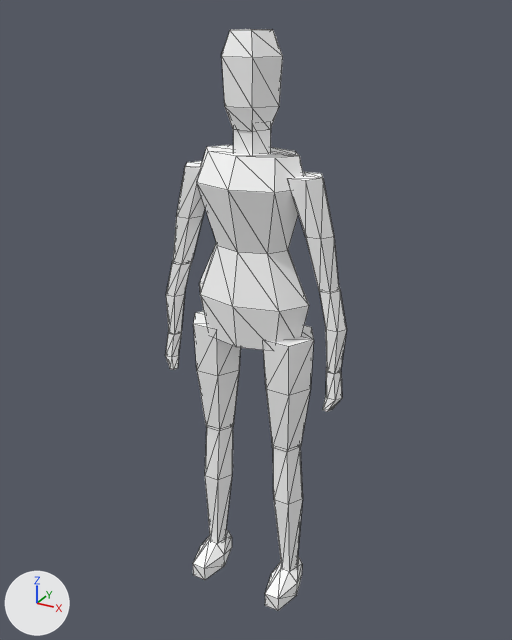
Before and after pictures for a commit that changed the glTF model human-female.glb.
One viewpoint serves both versions: a 50 mm lens placed at (0.935, -1.676, 1.799), pointed at (0.001, 0.022, 0.95). The axes (+X, +Y, +Z) are drawn at lower left. The lights are the same throughout. The first picture is the older version. Mesh edges are drawn as thin lines. Vertices at exactly the same position are counted once.

In view in the first picture: 'Human'.
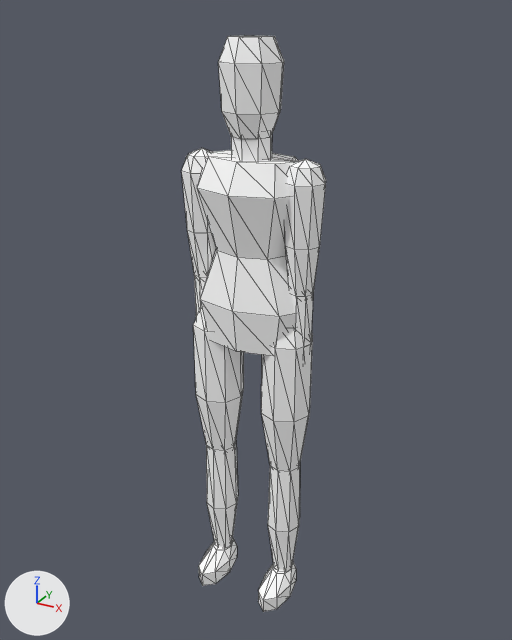
The change, as a list of edits to the scene's bpy script:
```text
Change me_human:
    used by ob_human; location = (0.0, 0.0, 0.0)
    remove me_human.from_pydata(...)  # 292 vertices, 524 faces; spans x -0.3..0.3, y -0.13..0.11, z 0.01..1.75
    add me_human.from_pydata(...)  # 510 vertices, 1056 faces; spans x -0.22..0.22, y -0.14..0.11, z 0.0..1.74
    me_human part 1: the loose piece of 40 vertices spanning x -0.18..0.18, y -0.12..0.11, z 0.91..1.45 is moved by (0.0, 0.0, -0.02)
    me_human part 2: a new loose piece, an 8-sided cylinder along z spanning x -0.057..0.057, y -0.055..0.055, z 1.422..1.508, in mat_tintable_white (white #ffffff)
    me_human part 3: the loose piece of 24 vertices spanning x -0.09..0.09, y -0.07..0.07, z 1.51..1.75 is rebuilt with 32 vertices and now spans x -0.09..0.09, y -0.08..0.08, z 1.49..1.74
    me_human part 4: the loose piece of 18 vertices spanning x 0.07..0.18, y -0.05..0.05, z 0.09..0.57 is rebuilt with 76 vertices and now spans x 0.04..0.19, y -0.08..0.08, z 0.05..1.0
    me_human part 5: the loose piece of 18 vertices spanning x -0.2..-0.03, y -0.08..0.08, z 0.57..0.94 is rebuilt with 76 vertices and now spans x -0.19..-0.04, y -0.08..0.08, z 0.05..1.0
    me_human part 6: the loose piece of 18 vertices spanning x -0.19..-0.09, y -0.13..0.05, z 0.01..0.09 is rebuilt with 25 vertices and now spans x -0.17..-0.07, y -0.14..0.06, z 0.0..0.11
    me_human part 7: the loose piece of 18 vertices spanning x 0.09..0.19, y -0.13..0.05, z 0.01..0.09 is rebuilt with 25 vertices and now spans x 0.07..0.17, y -0.14..0.06, z 0.0..0.11
    me_human part 8: a new loose piece of 110 vertices spanning x -0.22..-0.1, y -0.06..0.06, z 0.7..1.45, in mat_tintable_white (white #ffffff)
    me_human part 9: a new loose piece of 110 vertices spanning x 0.1..0.22, y -0.06..0.06, z 0.7..1.45, in mat_tintable_white (white #ffffff)
    me_human part 10: 6 loose pieces with 102 vertices, spanning x -0.3..0.3, y -0.05..0.05, z 0.09..1.53, are deleted
    me_human part 11
    54 vertices are removed from x -0.27..0.27, y -0.08..0.08, z 0.57..1.4
    96 faces are deleted
```

What differs and where, as boxes [x1, y1, x2, y2] in the pictures (512 x 640 px; the box of a moved part takes in the faces that stretch with it):
'Human', reshaped (20% narrower)
    before: [165, 29, 347, 611]
    after: [181, 35, 326, 612]
part 1 of me_human, moved or reshaped
    before: [197, 145, 309, 350]
    after: [197, 150, 298, 356]
part 2 of me_human, added
    after: [231, 135, 272, 161]
part 3 of me_human, rebuilt (6% wider)
    before: [221, 29, 283, 132]
    after: [218, 35, 284, 139]
part 4 of me_human, rebuilt (71% wider, 97% taller)
    before: [273, 447, 303, 571]
    after: [261, 326, 313, 571]
part 5 of me_human, rebuilt (6% wider, 100% taller)
    before: [193, 311, 241, 431]
    after: [193, 307, 244, 548]
part 6 of me_human, rebuilt
    before: [193, 530, 232, 580]
    after: [199, 539, 237, 586]
part 7 of me_human, rebuilt (7% shorter)
    before: [265, 557, 302, 611]
    after: [258, 562, 296, 612]
part 8 of me_human, added
    after: [181, 148, 216, 317]
part 9 of me_human, added
    after: [285, 159, 326, 344]
part 10 of me_human, deleted
    before: [165, 128, 347, 543]
part 11 of me_human, deleted
    before: [173, 161, 339, 452]
